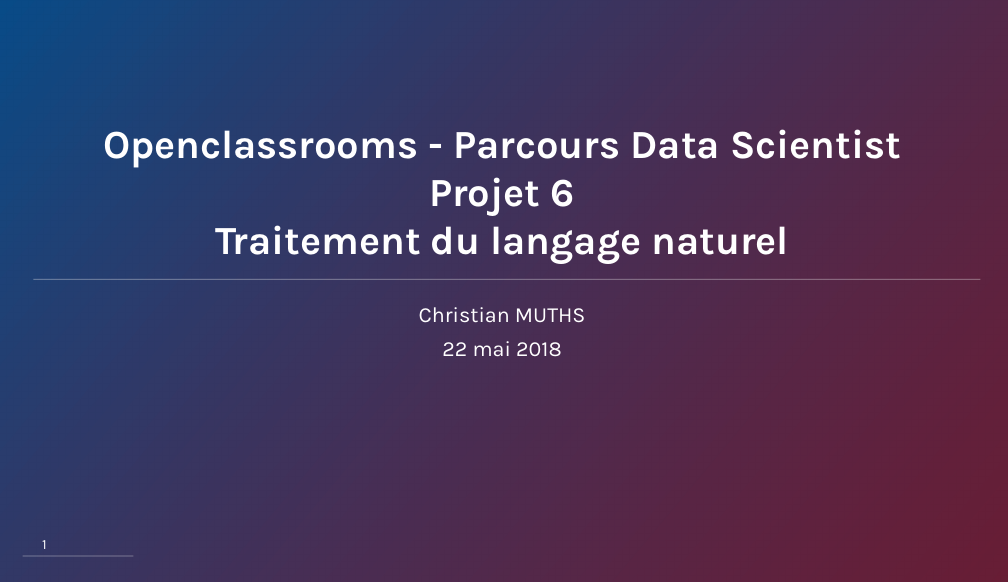
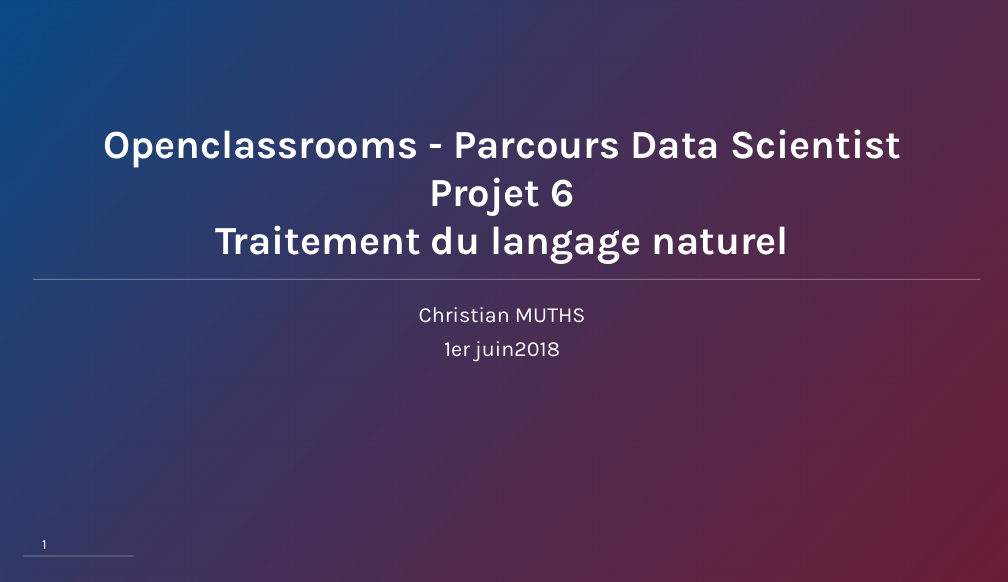
Before and after one commit to chmuths/projet_6, a slide deck: slide 1 of docs/Projet 6 - C. Muths - Traitement langage naturel.pptx. Drawn at 1008x582 pixels with LibreOffice and Linux fonts; fonts in the diff are those of the drawing; background and template pictures are left out; a plain dark background stands for a picture behind light text. Boxes give left, top, right and bottom in pixels: in the first picture for what was removed or moved away, otherwise in the second. Text is boxed around its words. In the diff, an @@ line names an element or a change of style, - is before the commit and + after.

```diff
--- a/docs/Projet 6 - C. Muths - Traitement langage naturel.pptx
+++ b/docs/Projet 6 - C. Muths - Traitement langage naturel.pptx
@@ subtitle at [444, 341, 560, 362]: text changed @@
-22 mai 2018
+1er juin2018
```
Also in this commit, not shown: 10 other slides changed, 2 slides added, 4 other files.
